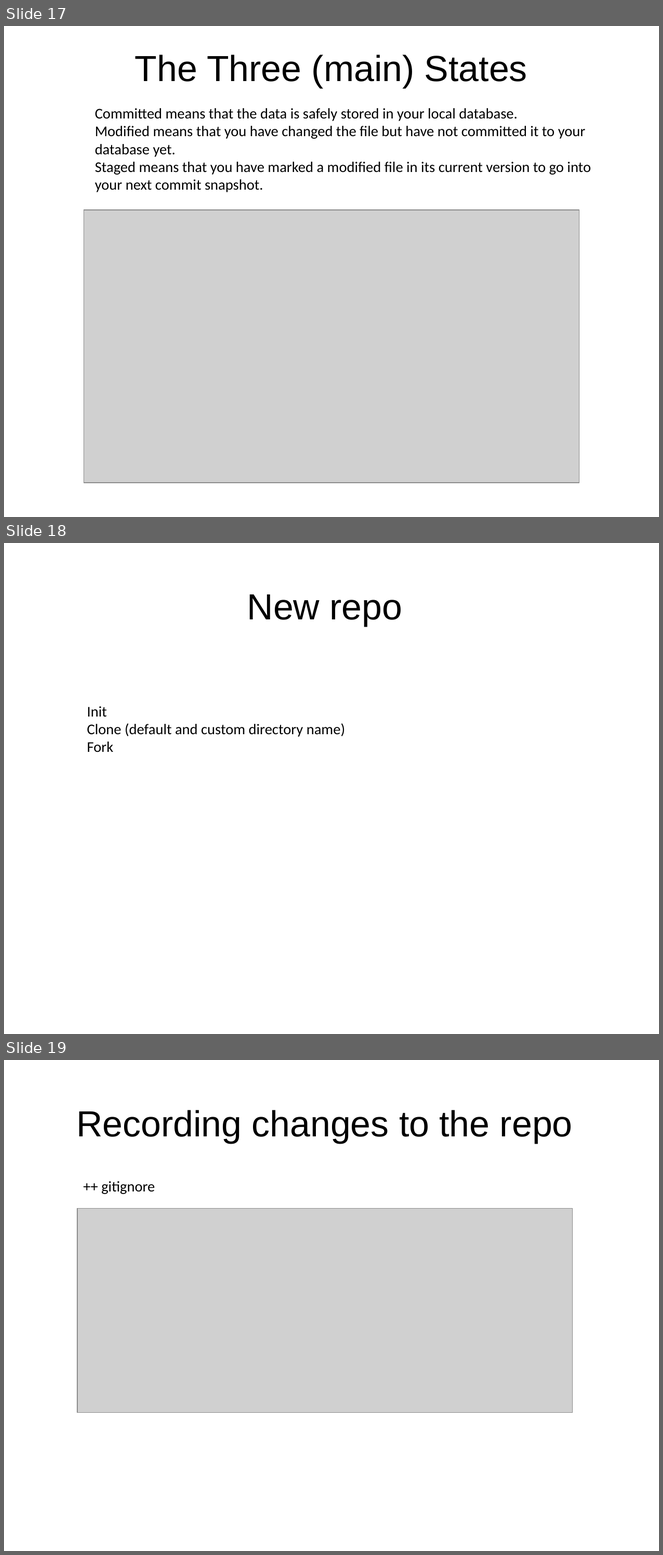
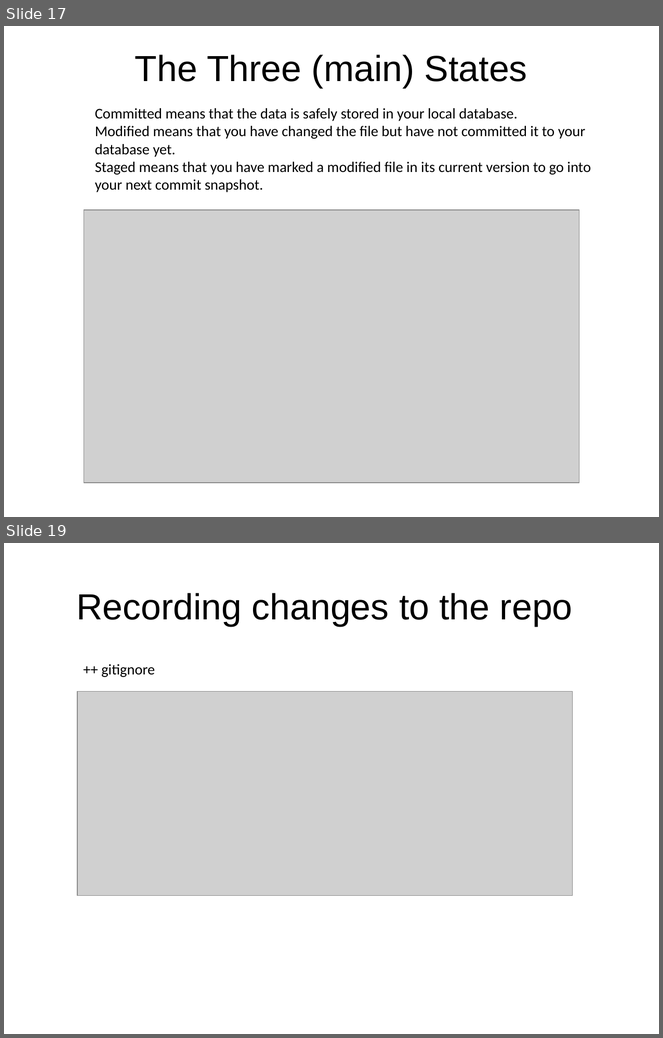
Before and after one commit to rosiv-git-trainings/docs, a slide deck: prezentacja.odp. Shown one above the other, each under a label of ours: slides 17, 18 and 19 before the commit, slides 17 and 19 after it; the slides between them are not shown. The pictures are 663x1555 and 663x1038 pixels, drawn with LibreOffice and Linux fonts; fonts in the diff are those of the drawing; grey boxes stand for pictures; background and template pictures are left out. Boxes give left, top, right and bottom in pixels: in the first picture for what was removed or moved away, otherwise in the second. Text is boxed around its words. In the diff, an @@ line names an element or a change of style, - is before the commit and + after.

```diff
--- a/prezentacja.odp
+++ b/prezentacja.odp
@@ slide 18 removed at [4, 543, 659, 1034], background picture (left out) @@
@@ title removed at [247, 594, 403, 626] @@
-New repo
@@ text removed at [87, 706, 345, 753] @@
-– Init
-– Clone (default and custom directory name)
-– Fork
```
Also in this commit, not shown: 1 slide changed, 15 slides added, 2 other files.
